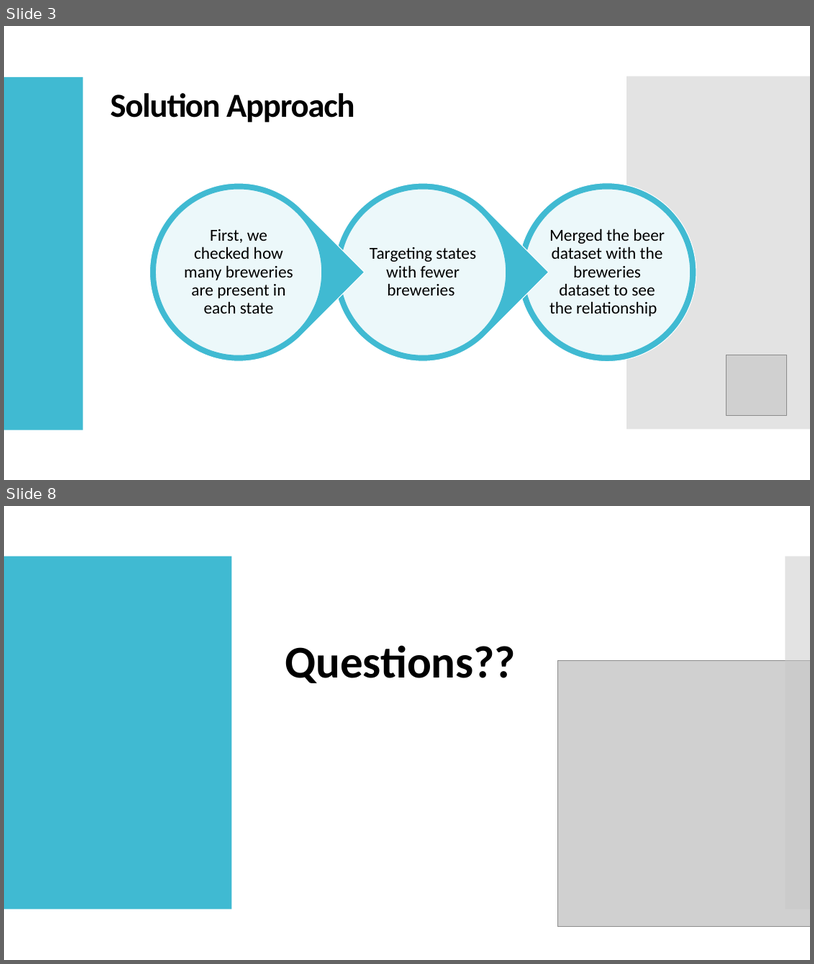
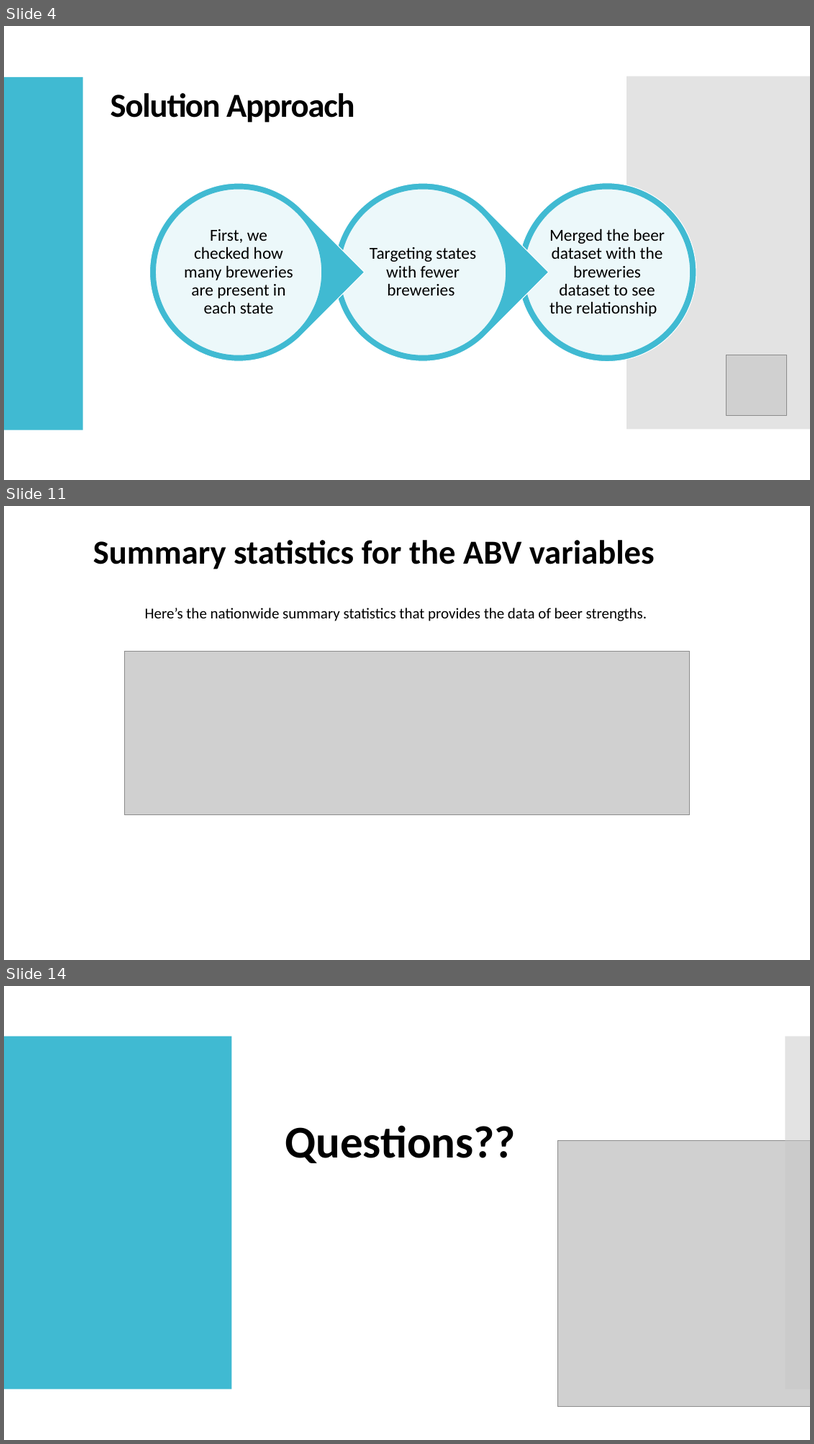
Before and after one commit to sfogelm/SMUDataScienceCapstone1, a slide deck: CaseStudy.pptx. Shown one above the other, each under a label of ours: slides 3 and 8 before the commit, slides 4, 11 and 14 after it; the slides between them are not shown. The pictures are 814x964 and 814x1444 pixels, drawn with LibreOffice and Linux fonts; fonts in the diff are those of the drawing; grey boxes stand for pictures. Boxes give left, top, right and bottom in pixels: in the first picture for what was removed or moved away, otherwise in the second. Text is boxed around its words. In the diff, an @@ line names an element or a change of style, - is before the commit and + after.

```diff
--- a/CaseStudy.pptx
+++ b/CaseStudy.pptx
@@ slide 11 added at box(4, 506, 810, 960), background #FFFFFF @@
@@ text added at box(93, 540, 655, 569), 40 pt, text #000000, bold @@
+Summary statistics for the ABV variables
@@ text added at box(145, 608, 648, 621), 18 pt, text #000000 @@
+Here’s the nationwide summary statistics that provides the data of beer strengths.
@@ picture added at box(124, 651, 689, 815) @@
@@ what was slide 3 is now slide 4 @@
@@ what was slide 8 is now slide 14 @@
```
Also in this commit, not shown: 2 slides changed, 7 other slides added, 2 slides removed.
